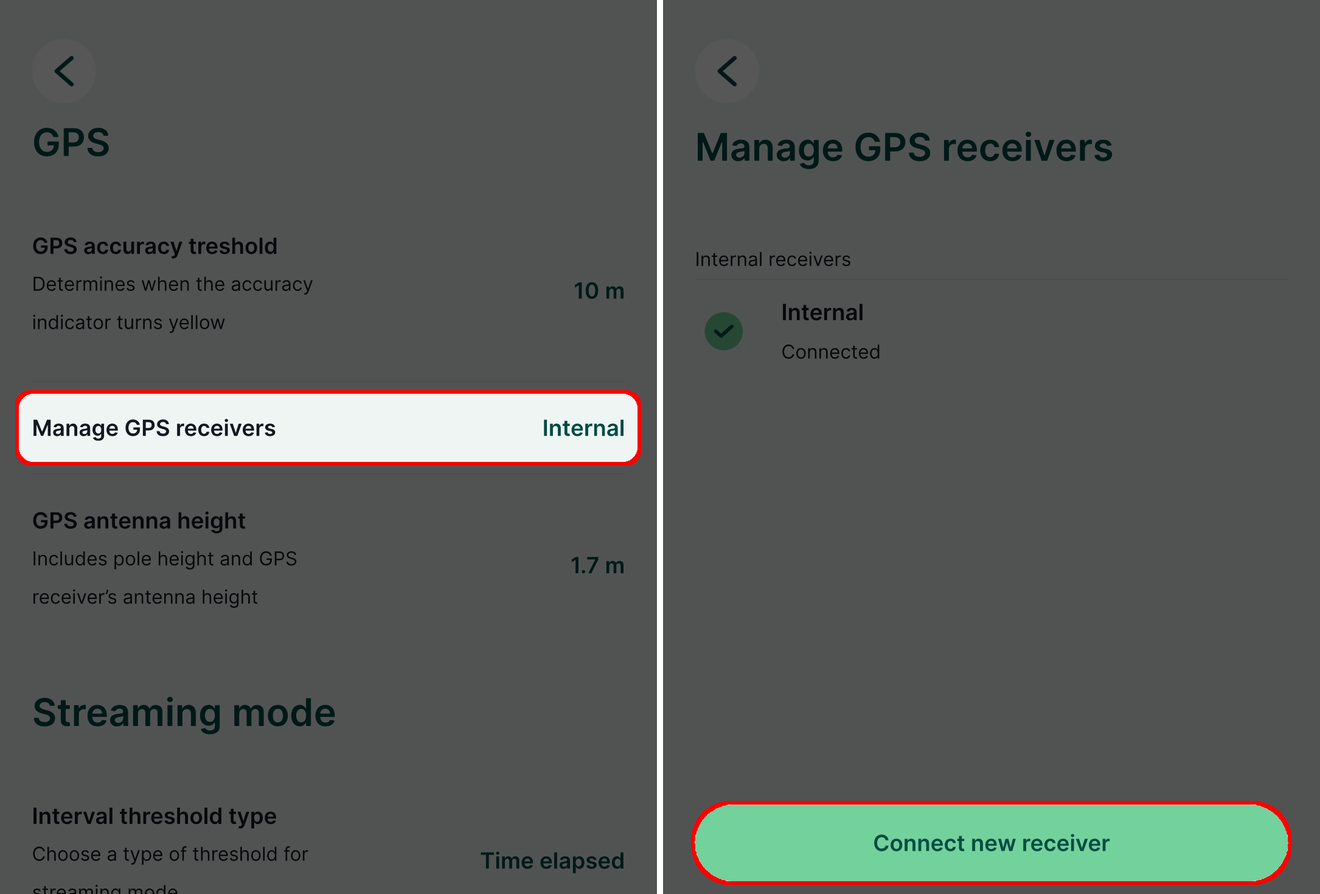
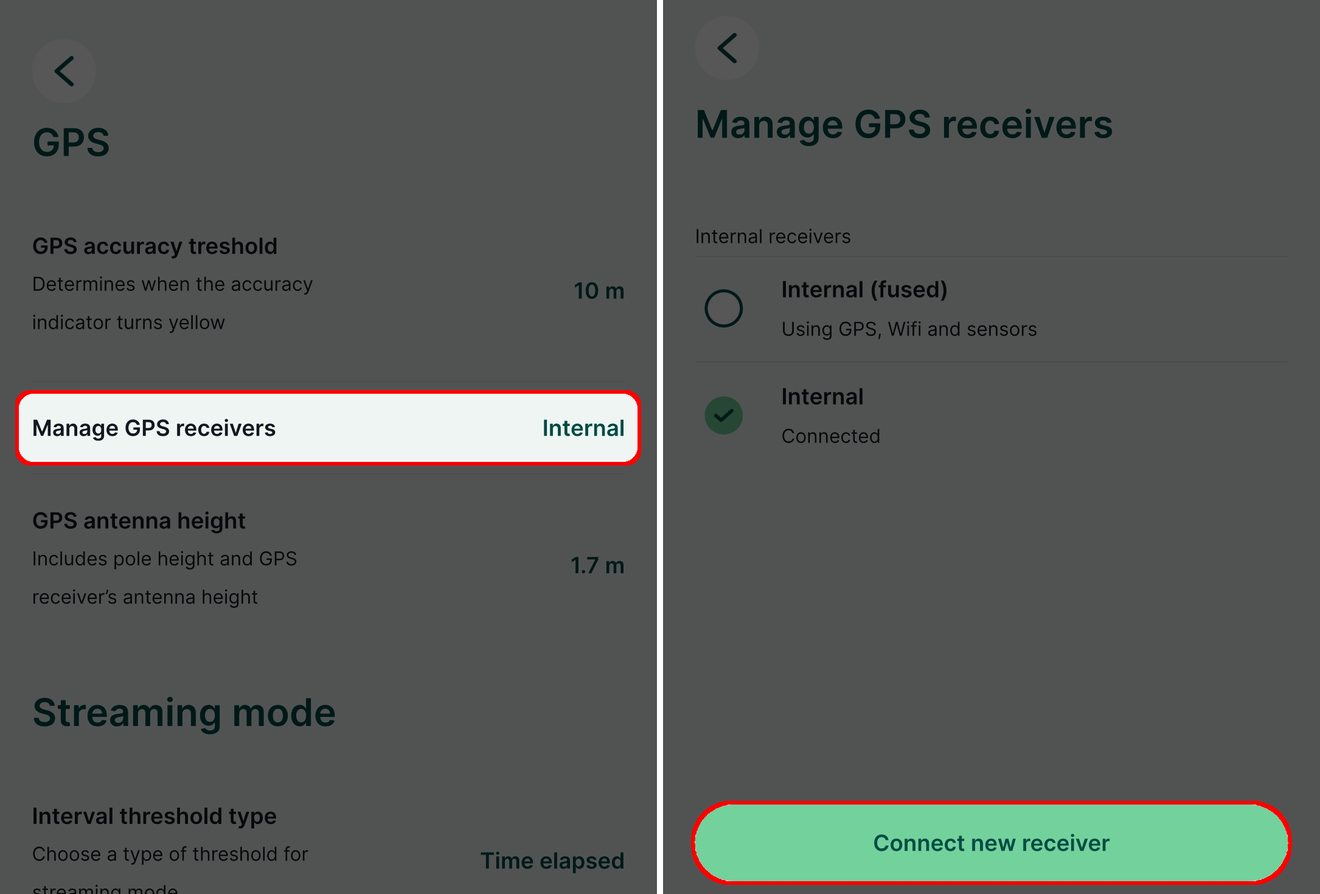
Revision of a layered (1320, 894) image; what changed, layer by layer:
painted on "Screenshot_20240508_161911.jpg" over left=694, top=15, right=1288, bottom=881
